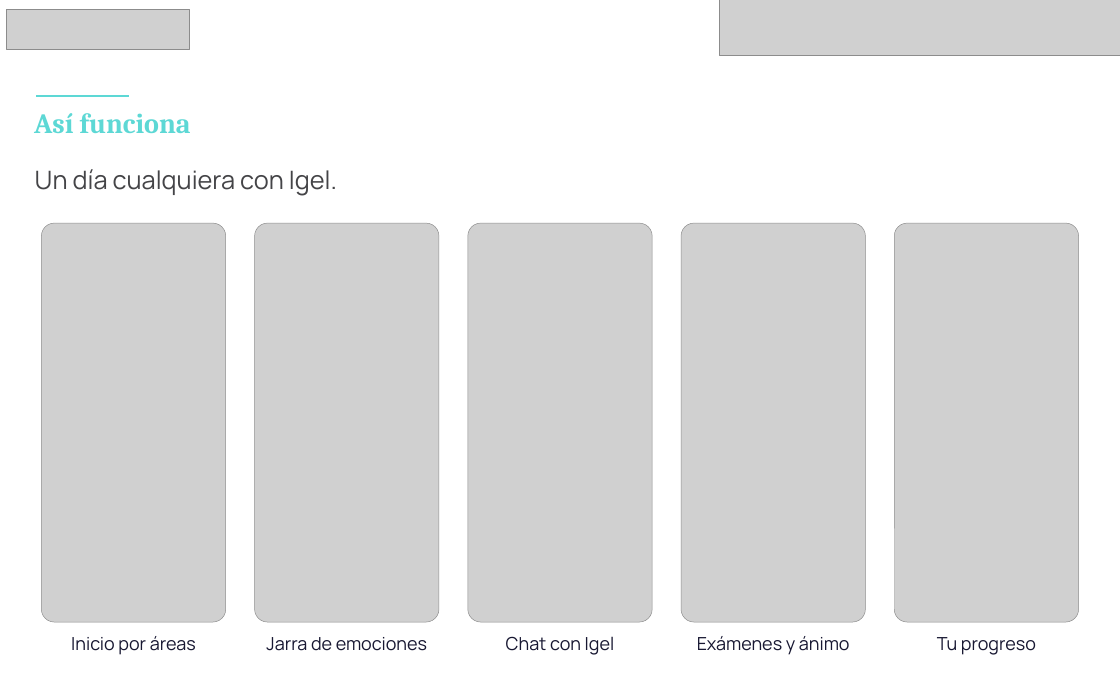
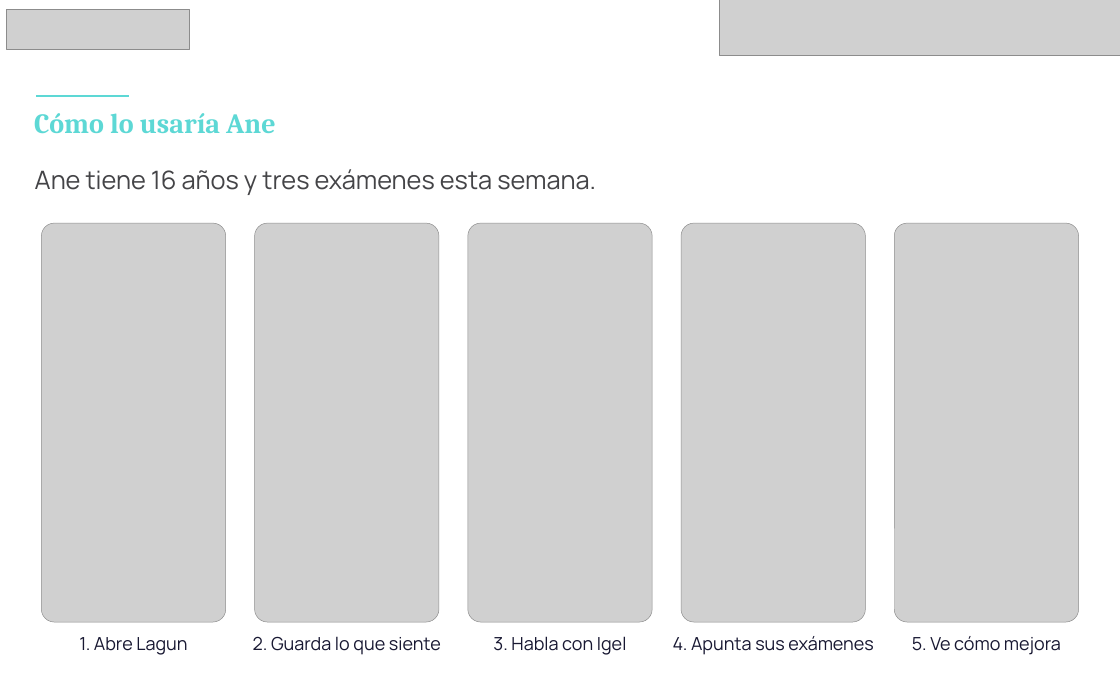
Before and after one commit to pertx1/Lagun, a slide deck: slide 6 of presentacion/Lagun-UNICEF-Lab-Junior.pptx. Drawn at 1120x700 pixels with LibreOffice and Linux fonts; fonts in the diff are those of the drawing; grey boxes stand for pictures. Boxes give left, top, right and bottom in pixels: in the first picture for what was removed or moved away, otherwise in the second. Text is boxed around its words. In the diff, an @@ line names an element or a change of style, - is before the commit and + after.

```diff
--- a/presentacion/Lagun-UNICEF-Lab-Junior.pptx
+++ b/presentacion/Lagun-UNICEF-Lab-Junior.pptx
@@ text at (x1=34, y1=113, x2=275, y2=134): text changed @@
-Así funciona
+Cómo lo usaría Ane
@@ text at (x1=35, y1=169, x2=596, y2=195): text changed @@
-Un día cualquiera con Igel.
+Ane tiene 16 años y tres exámenes esta semana.
@@ text at (x1=79, y1=637, x2=187, y2=655): text changed @@
-Inicio por áreas
+1. Abre Lagun
@@ text at (x1=253, y1=636, x2=441, y2=655): text changed @@
-Jarra de emociones
+2. Guarda lo que siente
@@ text at (x1=493, y1=636, x2=627, y2=655): text changed @@
-Chat con Igel
+3. Habla con Igel
@@ text at (x1=673, y1=636, x2=873, y2=655): text changed @@
-Exámenes y ánimo
+4. Apunta sus exámenes
@@ text at (x1=912, y1=636, x2=1061, y2=655): text changed @@
-Tu progreso
+5. Ve cómo mejora
```
Also in this commit, not shown: 8 other slides changed, 2 slides removed.
